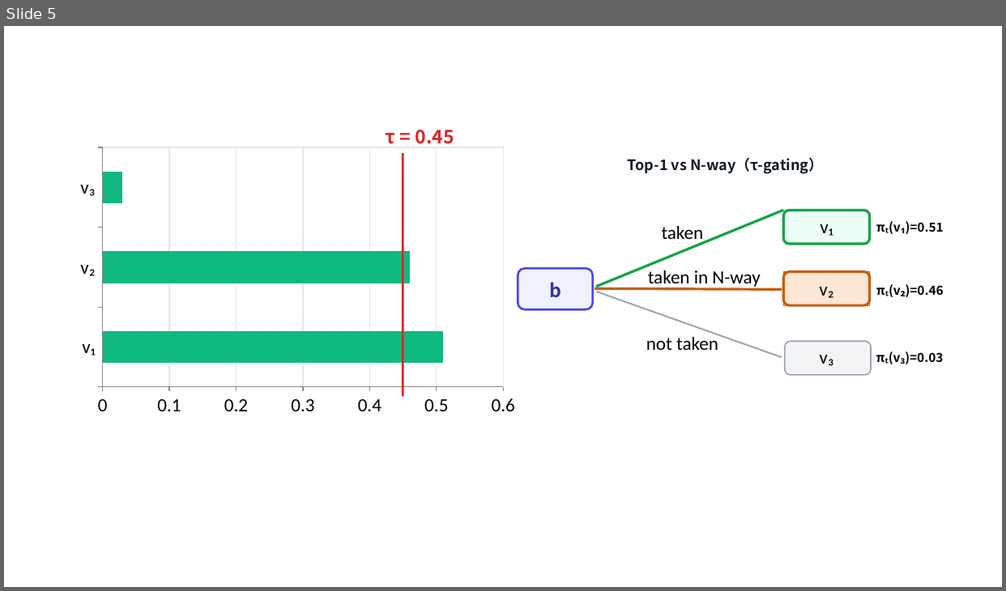
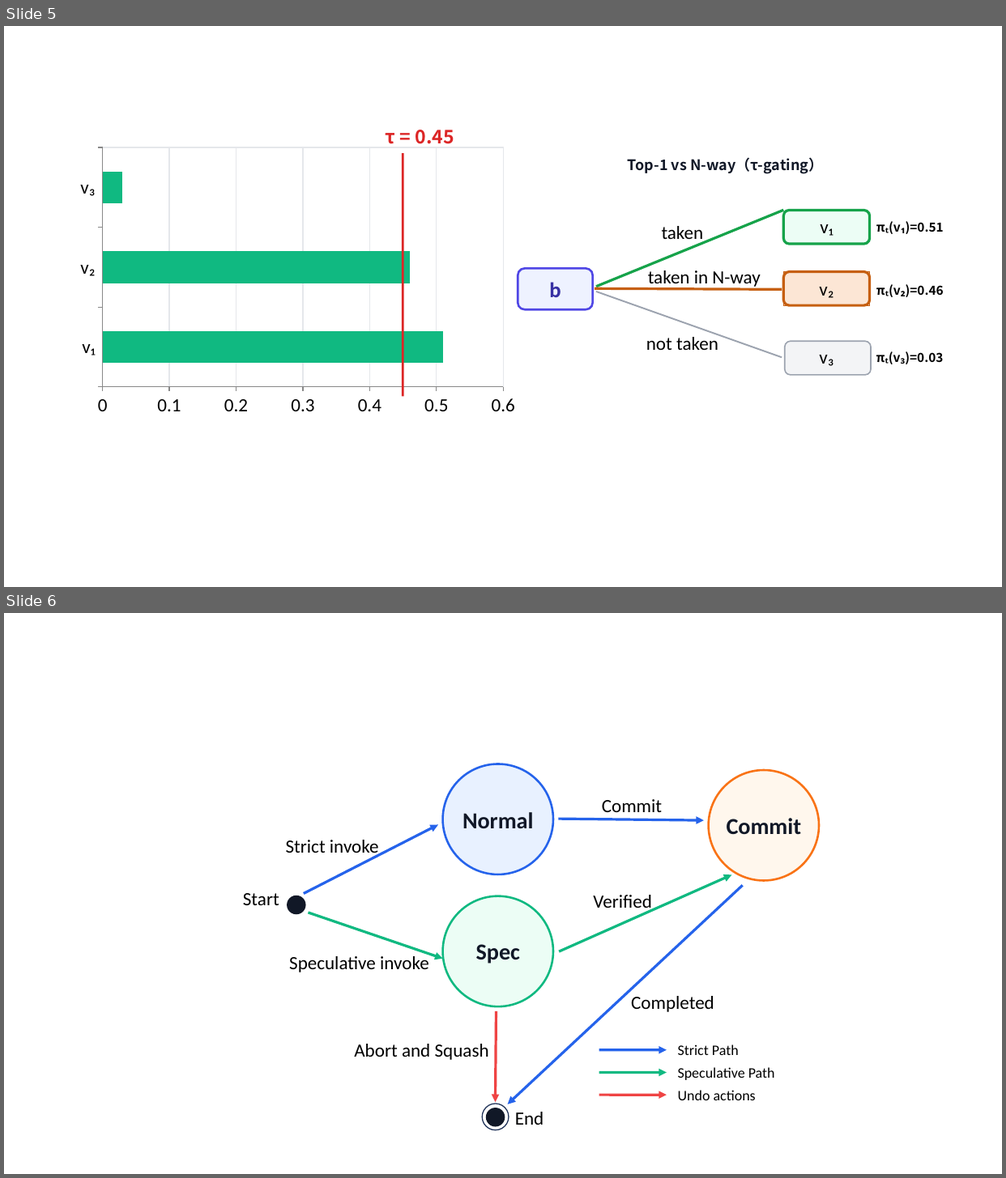
Before and after one commit to wushenghao666/thesis-desktop-material, a slide deck: 美术作品.pptx. Shown one above the other, each under a label of ours: slide 5 before the commit, slides 5 and 6 after it. The pictures are 1006x591 and 1006x1178 pixels, drawn with LibreOffice and Linux fonts; fonts in the diff are those of the drawing. Boxes give left, top, right and bottom in pixels: in the first picture for what was removed or moved away, otherwise in the second. Text is boxed around its words. In the diff, an @@ line names an element or a change of style, - is before the commit and + after.

```diff
--- a/美术作品.pptx
+++ b/美术作品.pptx
@@ slide 6 added at bbox=[4, 613, 1002, 1174], background #FFFFFF @@
@@ group added at bbox=[243, 764, 819, 1131]: 13 texts, 9 arrows, 6 ellipses @@
+Normal
+Spec
+Commit
+Verified
+Abort and Squash
+End
+Strict Path
+Speculative Path
+Undo actions
+Start
+Strict invoke
+Speculative invoke
+Commit
@@ text added at bbox=[631, 996, 714, 1012], 18 pt, text #000000 @@
+Completed
```
Also in this commit, not shown: 1 other file.
